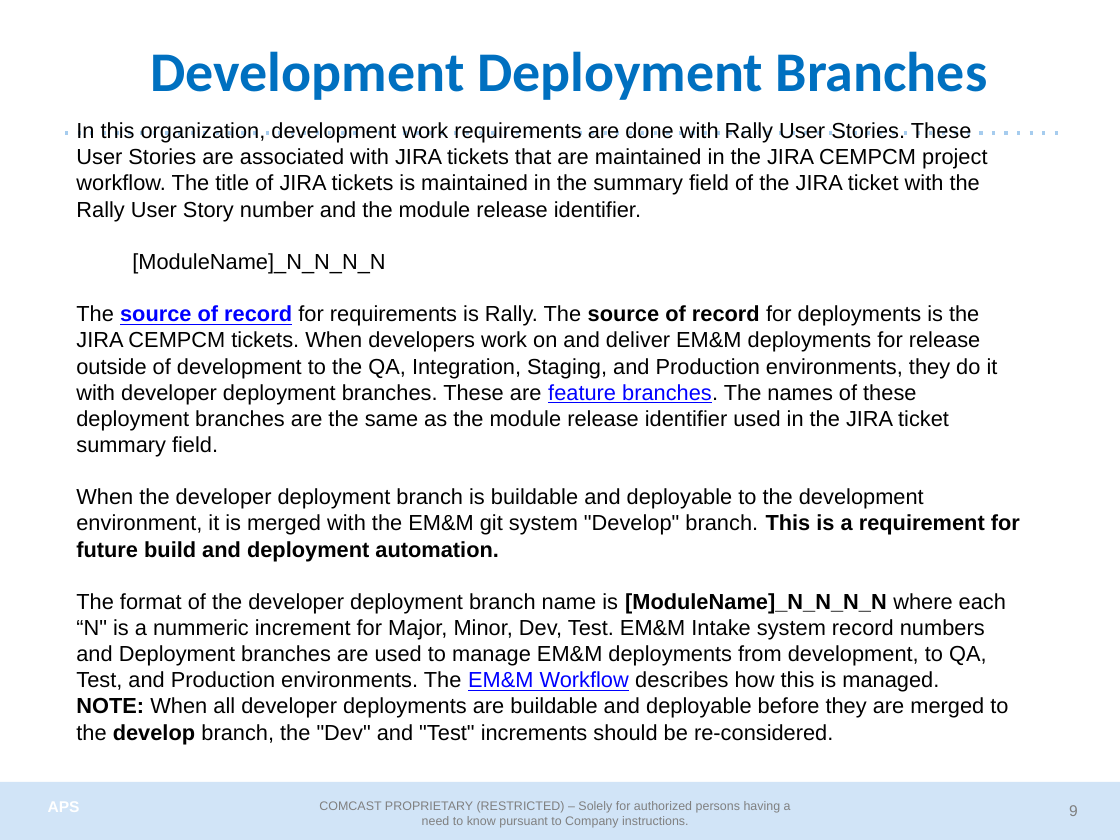
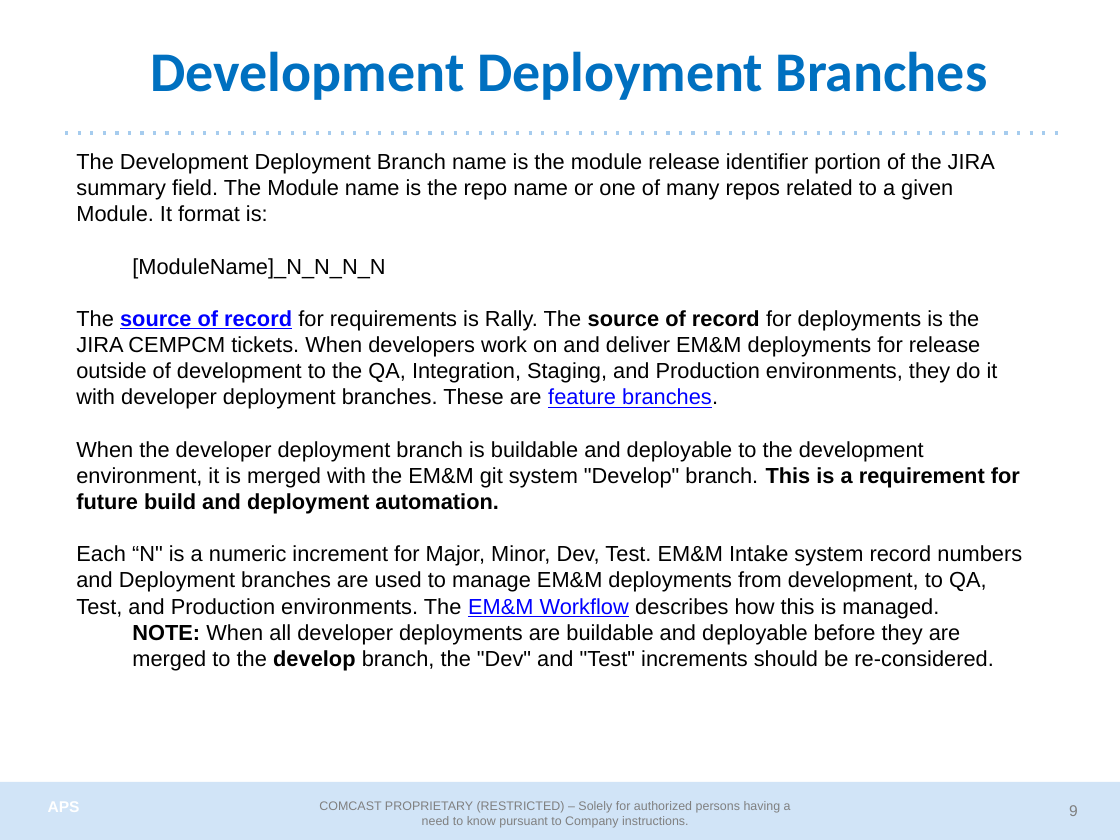
Before and after one commit to cmguy/General-GitSystem, a slide deck: slide 9 of doc/EMM_GitSystem.pptx. Drawn at 1120x840 pixels with LibreOffice and Linux fonts; fonts in the diff are those of the drawing; background and template pictures are left out. Boxes give left, top, right and bottom in pixels: in the first picture for what was removed or moved away, otherwise in the second. Text is boxed around its words. In the diff, an @@ line names an element or a change of style, - is before the commit and + after.

```diff
--- a/doc/EMM_GitSystem.pptx
+++ b/doc/EMM_GitSystem.pptx
@@ text "The Development Deployment Branch name ...": place and size @@
-text "The Development Deployment Branch name ..." at (76,122,1020,744)
+text "The Development Deployment Branch name ..." at (76,153,1022,671)
@@ text at (76,153,995,222): text changed @@
-In this organization, development work requirements are done with Rally User Stories. These User Stories are associated with JIRA tickets that are maintained in the JIRA CEMPCM project workflow. The title of JIRA tickets is maintained in the summary field of the JIRA ticket with the Rally User Story number and the module release identifier.
+The Development Deployment Branch name is the module release identifier portion of the JIRA summary field. The Module name is the repo name or one of many repos related to a given Module. It format is:
@@ text at (76,310,998,409): text changed @@
-The source of record for requirements is Rally. The source of record for deployments is the JIRA CEMPCM tickets. When developers work on and deliver EM&M deployments for release outside of development to the QA, Integration, Staging, and Production environments, they do it with developer deployment branches. These are feature branches. The names of these deployment branches are the same as the module release identifier used in the JIRA ticket summary field.
+The source of record for requirements is Rally. The source of record for deployments is the JIRA CEMPCM tickets. When developers work on and deliver EM&M deployments for release outside of development to the QA, Integration, Staging, and Production environments, they do it with developer deployment branches. These are feature branches.
@@ text at (76,545,1022,618): text changed @@
-The format of the developer deployment branch name is [ModuleName]_N_N_N_N where each “N" is a nummeric increment for Major, Minor, Dev, Test. EM&M Intake system record numbers and Deployment branches are used to manage EM&M deployments from development, to QA, Test, and Production environments. The EM&M Workflow describes how this is managed.
+Each “N" is a numeric increment for Major, Minor, Dev, Test. EM&M Intake system record numbers and Deployment branches are used to manage EM&M deployments from development, to QA, Test, and Production environments. The EM&M Workflow describes how this is managed.
@@ text at (132,624,993,671): list level 1 to 2 in "NOTE: When all developer deployments ..." @@
```
Also in this commit, not shown: 4 other slides changed, 3 slides added, 4 slides removed, 23 other files.
